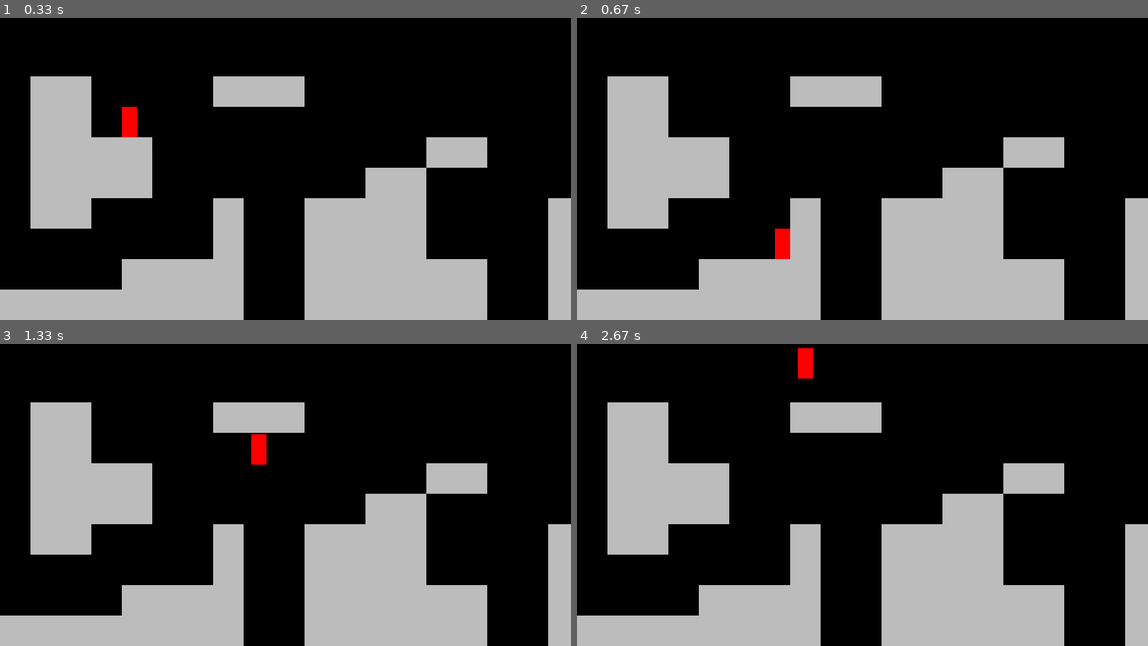
Above: before the commit, frames 1-4 (two rows, left to right).
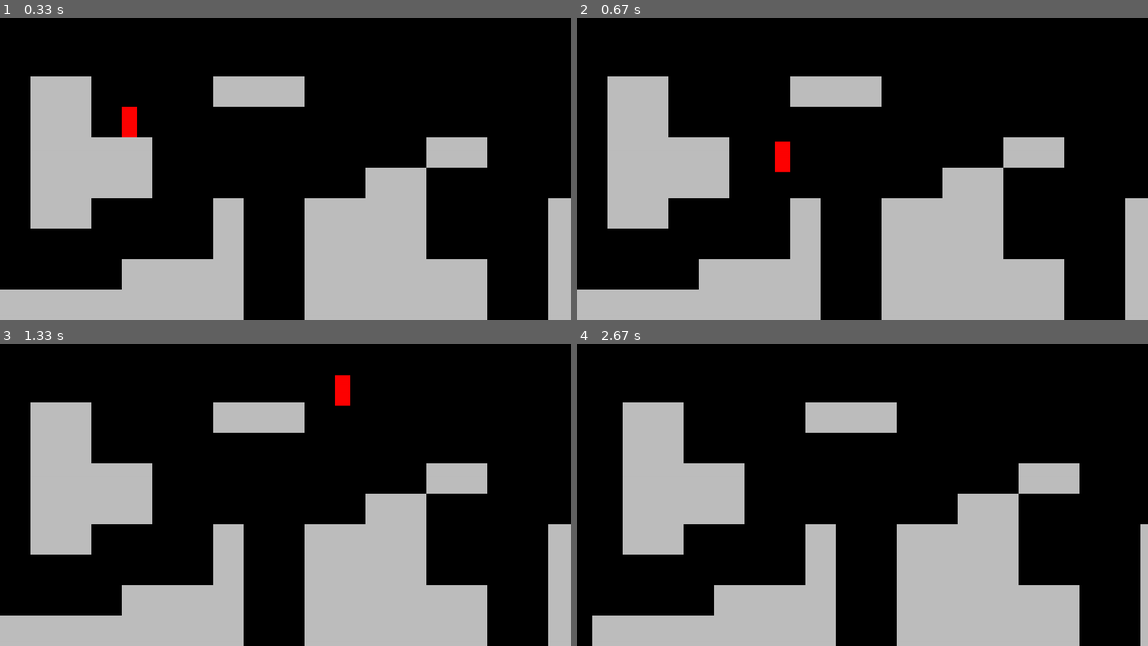
Above: after the commit, the same moments.

Repository: EurekaseveN77/pygameproject
Game: pygame game, started from main.py
Same seed, same stepped clock (60 frames per second), same inputs: the game is played once before the commit and once after it.
Inputs:
- Up to frame 1 (0.33 s): no input
- Up to frame 2 (0.67 s): hold Right from 0.33 s (still down)
- Up to frame 3 (1.33 s): release Right at 0.8 s; hold Right 0.83-1.3 s; tap Space at 0.9, 1.2 s
- Up to frame 4 (2.67 s): hold Left 1.33-1.87 s; tap Space at 1.4, 1.7, 1.97, 2.27, 2.4 s; hold Left 1.9-2.3 s; hold Right from 2.33 s (still down)

Frame 1 is identical in both runs. In frame 2, 0.5% of the frame differs, in the area x 34-38%, y 40-80%; in frame 3, 0.5%; in frame 4, 10%, in the area x 0-99%, y 1-100%.

Commit message:
Update level.py

Diff:
--- a/level.py
+++ b/level.py
@@ -63,9 +63,10 @@
             if sprite.rect.colliderect(player.rect):
                 if player.direction.y > 0:
                     player.rect.bottom = sprite.rect.top
+                    player.direction.y = 0
                 elif player.direction.y < 0:
                     player.rect.top = sprite.rect.bottom
-                    player.direction.y = 0
+
 
     def run(self):
 
